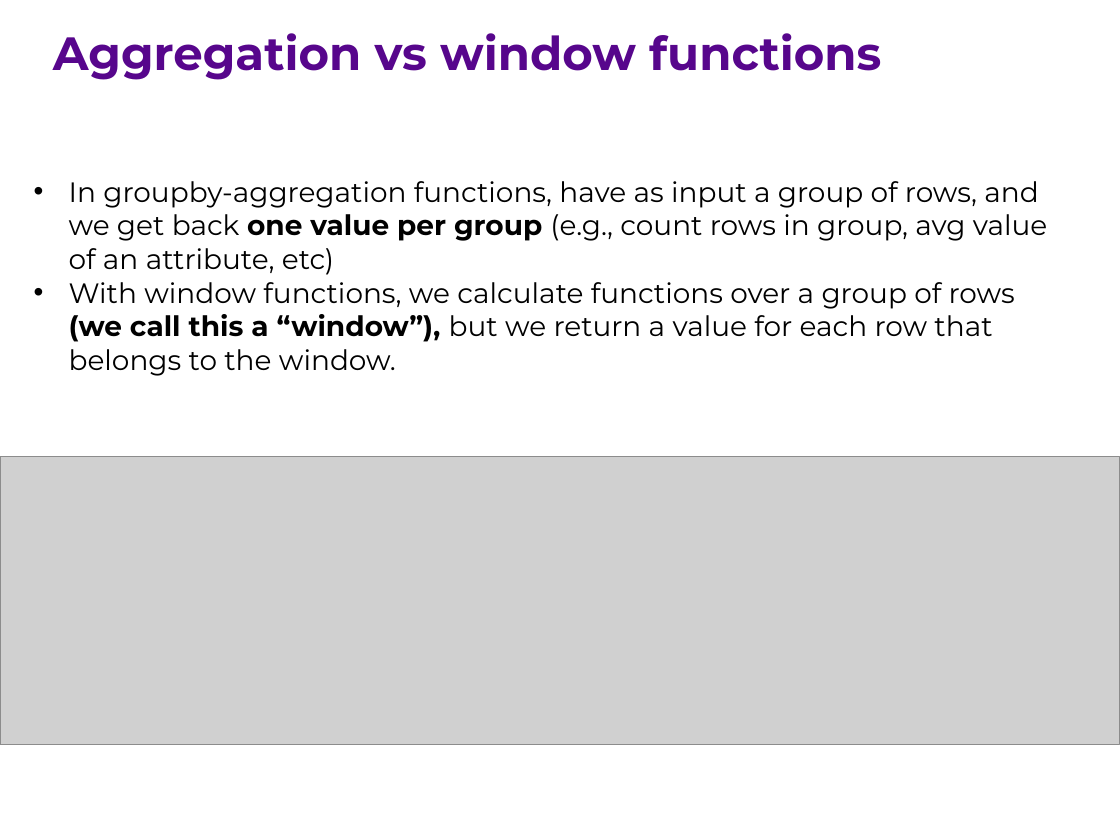
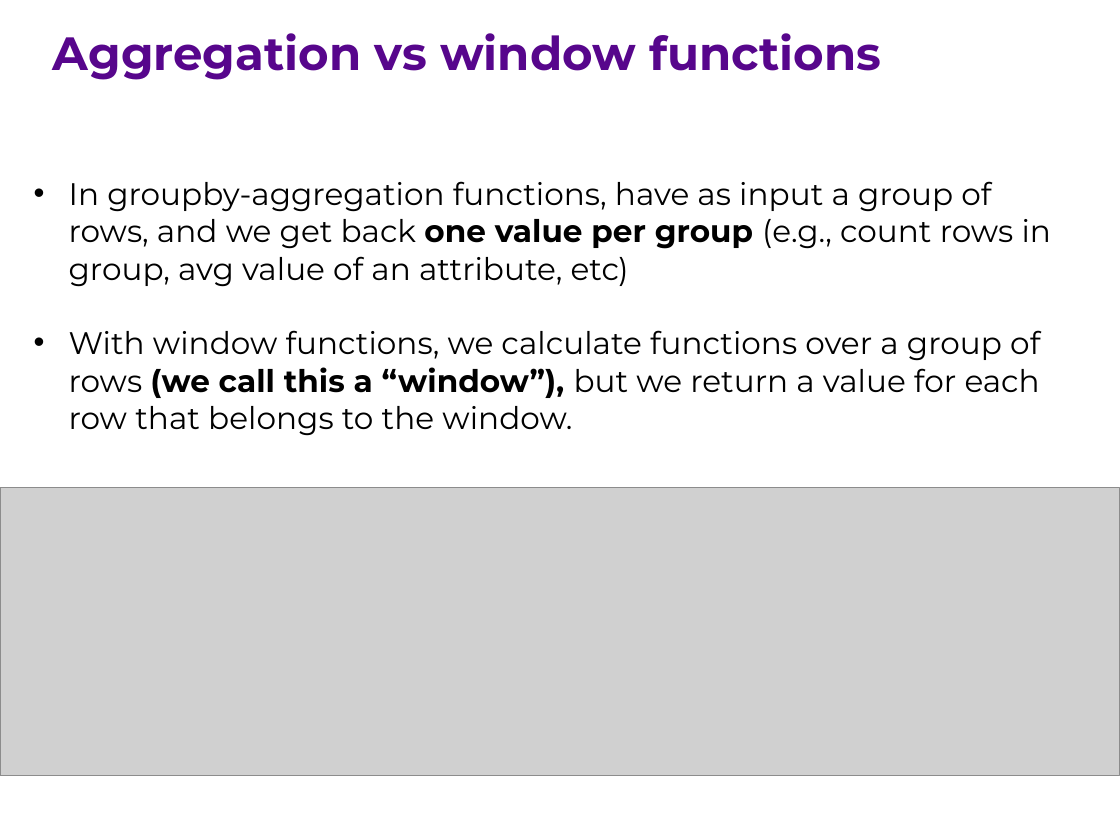
Before and after one commit to ipeirotis/introduction-to-databases, a slide deck: slide 2 of session7/G-Window_queries.pptx (slide 3 before the commit). Drawn at 1120x840 pixels with LibreOffice and Linux fonts; fonts in the diff are those of the drawing; grey boxes stand for pictures. Boxes give left, top, right and bottom in pixels: in the first picture for what was removed or moved away, otherwise in the second. Text is boxed around its words. In the diff, an @@ line names an element or a change of style, - is before the commit and + after.

```diff
--- a/session7/G-Window_queries.pptx
+++ b/session7/G-Window_queries.pptx
@@ text "In groupby-aggregation functions, have as ..." at [69,181,1051,436]: size 18 to 20 pt @@
@@ picture: place and size @@
-picture at [0,457,1120,745]
+picture at [0,487,1120,775]
```
Also in this commit, not shown: 6 other slides changed, 9 slides added, 2 slides removed.
